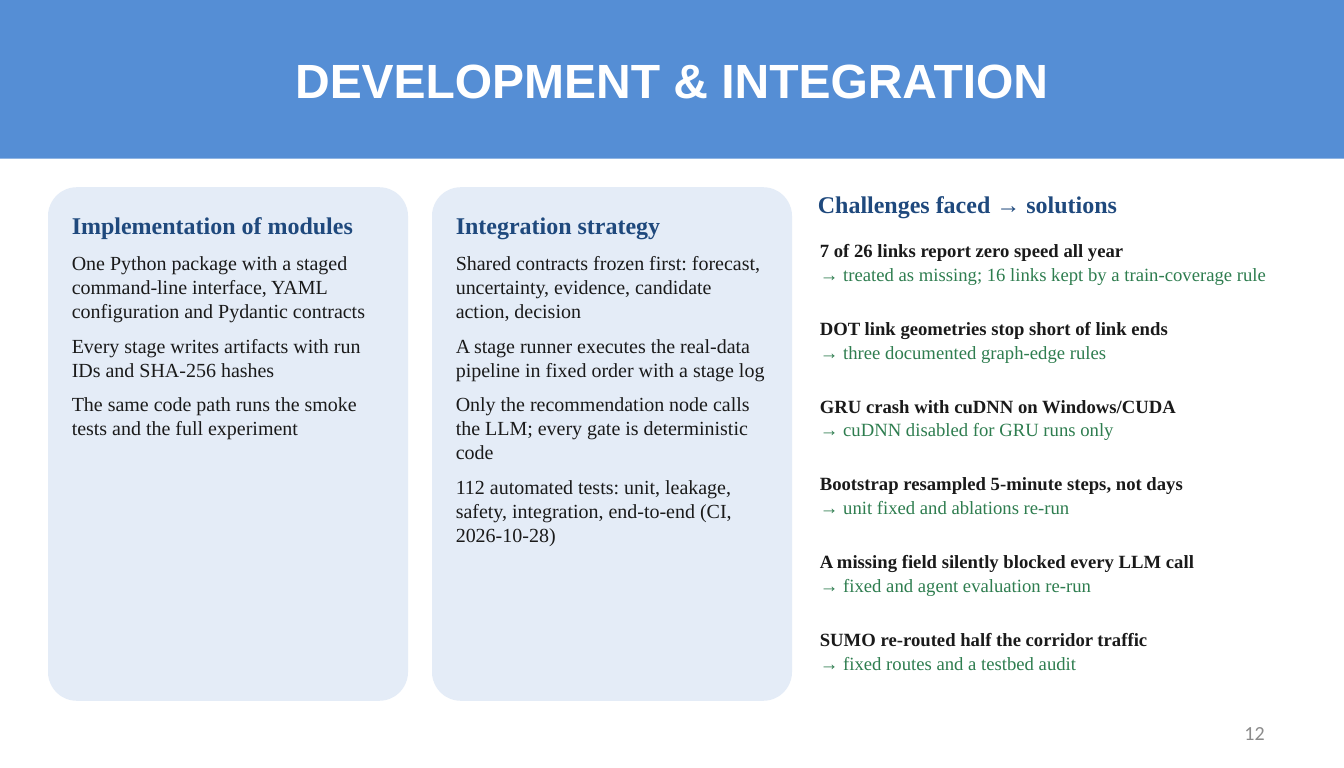
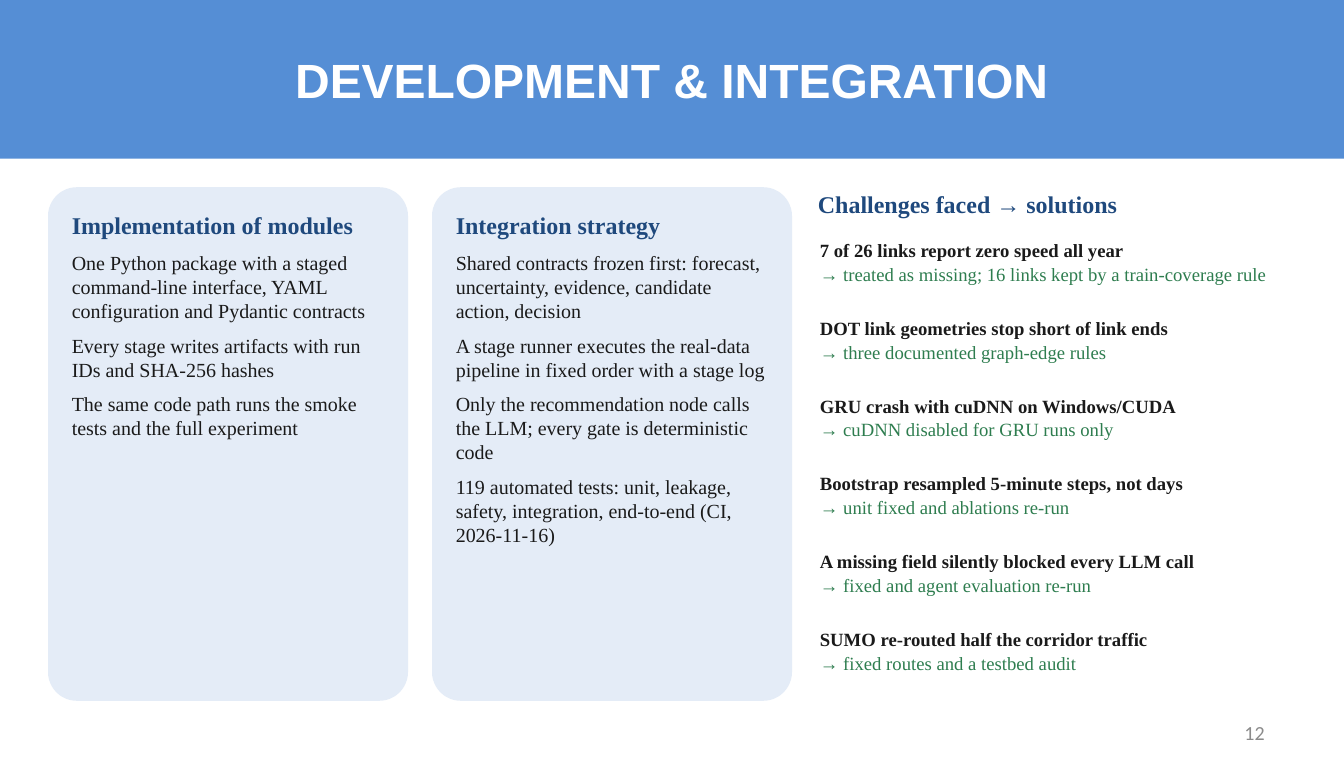
Before and after one commit to sricharansk/Major-Project, a slide deck: slide 12 of presentation/Final_Review_S_K_Sricharan_25MML1010.pptx. Drawn at 1344x768 pixels with LibreOffice and Linux fonts; fonts in the diff are those of the drawing. Boxes give left, top, right and bottom in pixels: in the first picture for what was removed or moved away, otherwise in the second. Text is boxed around its words. In the diff, an @@ line names an element or a change of style, - is before the commit and + after.

```diff
--- a/presentation/Final_Review_S_K_Sricharan_25MML1010.pptx
+++ b/presentation/Final_Review_S_K_Sricharan_25MML1010.pptx
@@ text in rounded rectangle at <box>456,480,732,546</box>: text changed @@
-112 automated tests: unit, leakage, safety, integration, end-to-end (CI, 2026-10-28)
+119 automated tests: unit, leakage, safety, integration, end-to-end (CI, 2026-11-16)
```
Also in this commit, not shown: 6 other slides changed, 8 other files.
